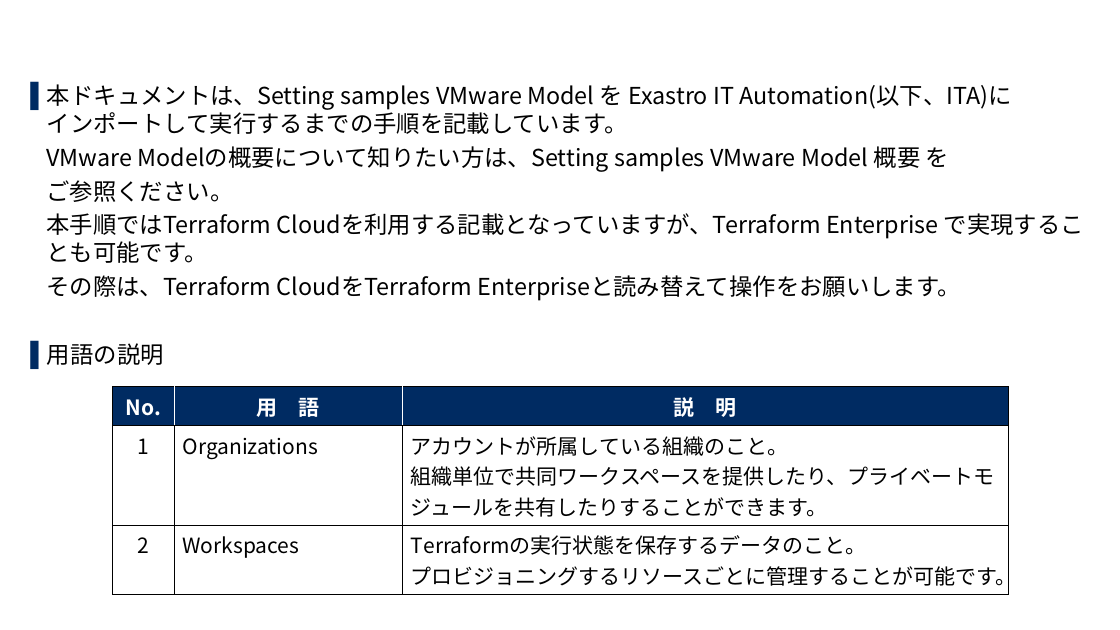
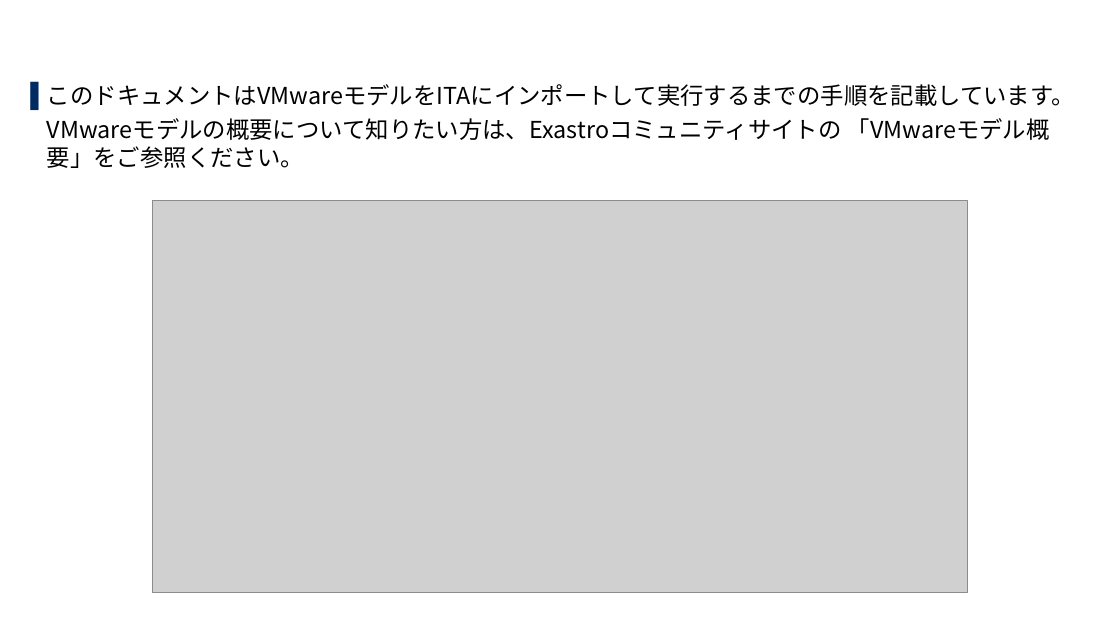
Before and after one commit to exastro-suite/SettingSamples-VMware, a slide deck: slide 4 of docs/setting-samples-vmware-install_ja.pptx. Drawn at 1120x630 pixels with LibreOffice and Linux fonts; fonts in the diff are those of the drawing; grey boxes stand for pictures; background and template pictures are left out. Boxes give left, top, right and bottom in pixels: in the first picture for what was removed or moved away, otherwise in the second. Text is boxed around its words. In the diff, an @@ line names an element or a change of style, - is before the commit and + after.

```diff
--- a/docs/setting-samples-vmware-install_ja.pptx
+++ b/docs/setting-samples-vmware-install_ja.pptx
@@ text at (47, 84, 1075, 168): text changed @@
-▌ 本ドキュメントは、Setting samples VMware Model を Exastro IT Automation(以下、ITA)に
-  インポートして実行するまでの手順を記載しています。
-VMware Modelの概要について知りたい方は、Setting samples VMware Model 概要 を
-ご参照ください。
-本手順ではTerraform Cloudを利用する記載となっていますが、Terraform Enterprise で実現することも可能です。
-その際は、Terraform CloudをTerraform Enterpriseと読み替えて操作をお願いします。
-▌ 用語の説明
+▌ このドキュメントはVMwareモデルをITAにインポートして実行するまでの手順を記載しています。
+VMwareモデルの概要について知りたい方は、Exastroコミュニティサイトの 「VMwareモデル概要」をご参照ください。
@@ picture added at (153, 201, 968, 593) @@
@@ table removed at (113, 387, 1008, 565), 3 rows, 3 columns @@
-No. | 用 語 | 説 明
-1 | Organizations | アカウントが所属している組織のこと。 / 組織単位で共同ワークスペースを提供したり、プライベートモジュールを共有したりすることができます。
-2 | Workspaces | Terraformの実行状態を保存するデータのこと。 / プロビジョニングするリソースごとに管理することが可能です。
@@ title at (411, 563, 1017, 589): text changed @@
-はじめに
+1.1 はじめに
```
Also in this commit, not shown: 14 other slides changed, 28 slides added, 17 slides removed, 3 other files.
